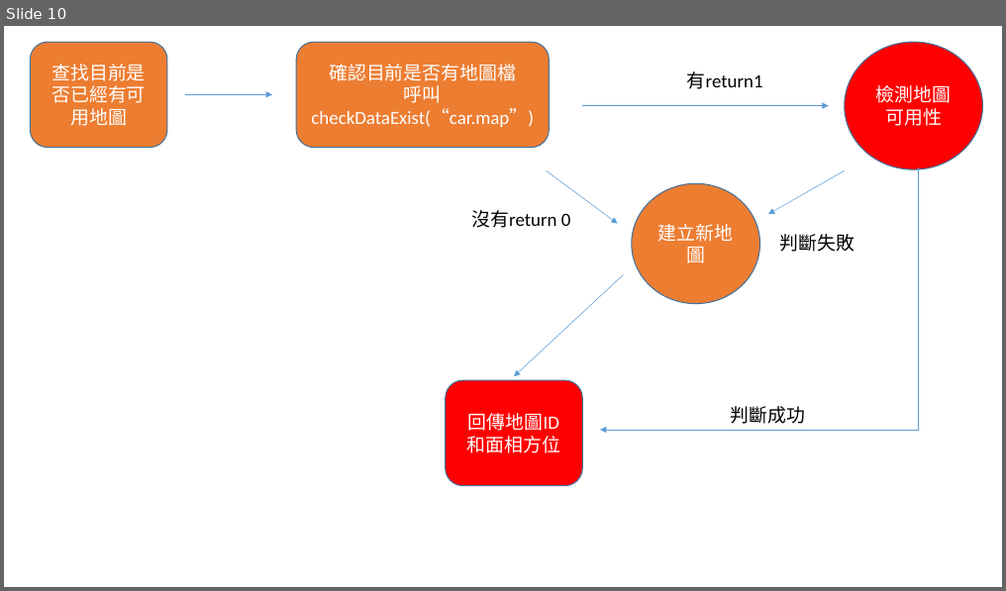
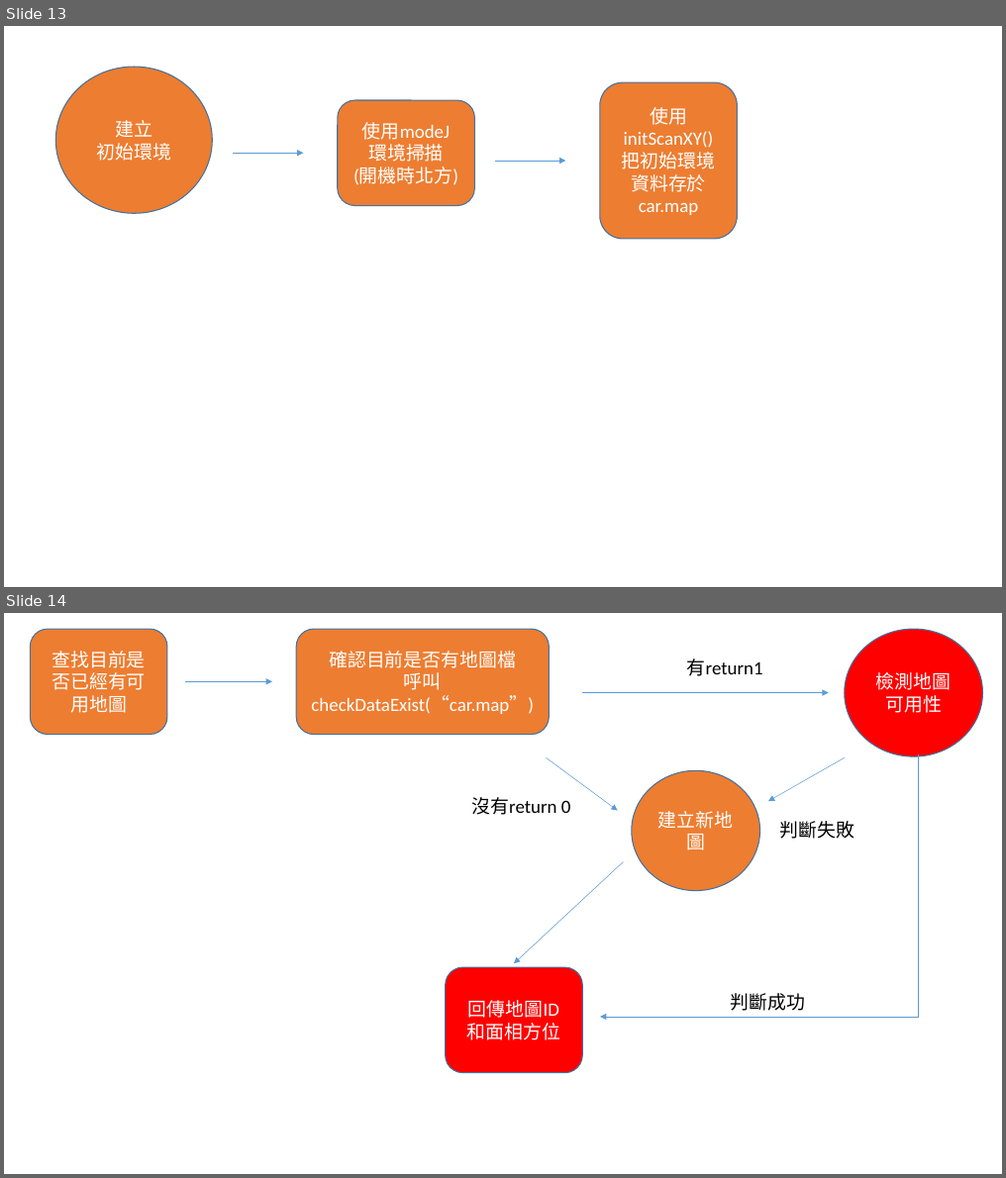
Before and after one commit to mskhrk/nttu_smartCar, a slide deck: document/運作流程圖.pptx. Shown one above the other, each under a label of ours: slide 10 before the commit, slides 13 and 14 after it. The pictures are 1006x591 and 1006x1178 pixels, drawn with LibreOffice and Linux fonts; fonts in the diff are those of the drawing. Boxes give left, top, right and bottom in pixels: in the first picture for what was removed or moved away, otherwise in the second. Text is boxed around its words. In the diff, an @@ line names an element or a change of style, - is before the commit and + after.

```diff
--- a/document/運作流程圖.pptx
+++ b/document/運作流程圖.pptx
@@ slide 13 added at (4, 26, 1002, 587), background #FFFFFF @@
@@ ellipse added at (55, 67, 212, 213), fill #ED7D31, outline #43739E 1 pt, 18 pt, text #FFFFFF @@
+建立
+初始環境
@@ rounded rectangle added at (600, 82, 737, 240), fill #ED7D31, outline #43739E 1 pt, 18 pt, text #FFFFFF @@
+使用initScanXY()
+把初始環境
+資料存於
+car.map
@@ rounded rectangle added at (338, 100, 474, 205), fill #ED7D31, outline #43739E 1 pt, 18 pt, text #FFFFFF @@
+使用modeJ
+環境掃描
+(開機時北方)
@@ arrow added from (233, 154) to (303, 154), #5B9BD5 0.5 pt @@
@@ arrow added from (496, 161) to (566, 161), #5B9BD5 0.5 pt @@
@@ what was slide 10 is now slide 14 @@
```
Also in this commit, not shown: 10 slides changed, 3 other slides added, 2 slides removed, 3 other files.
